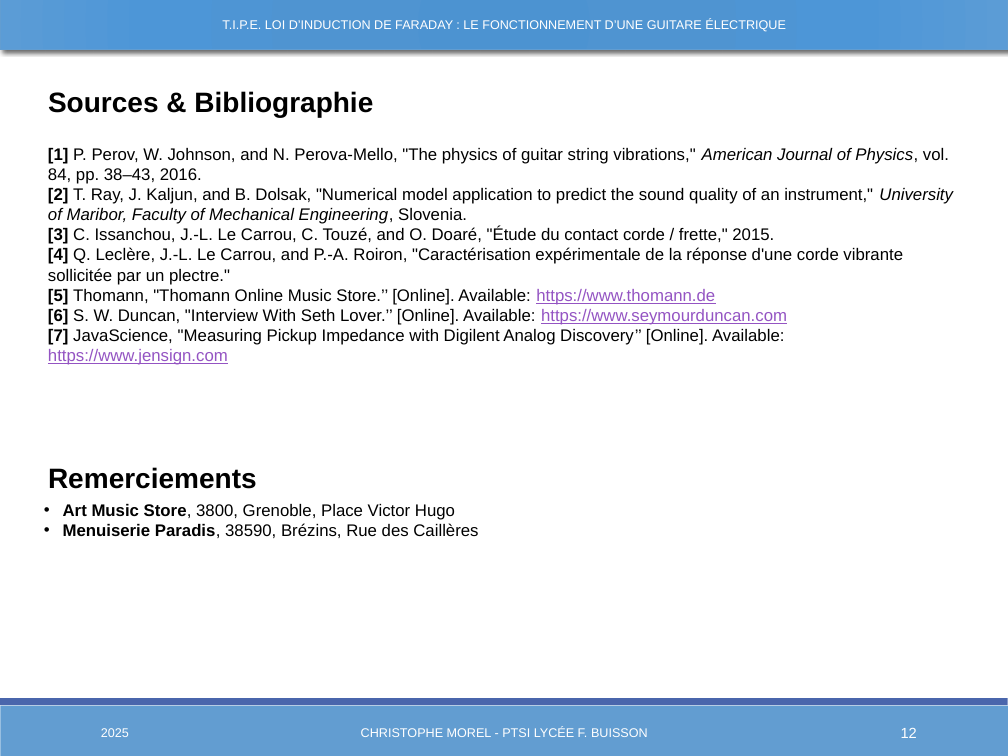
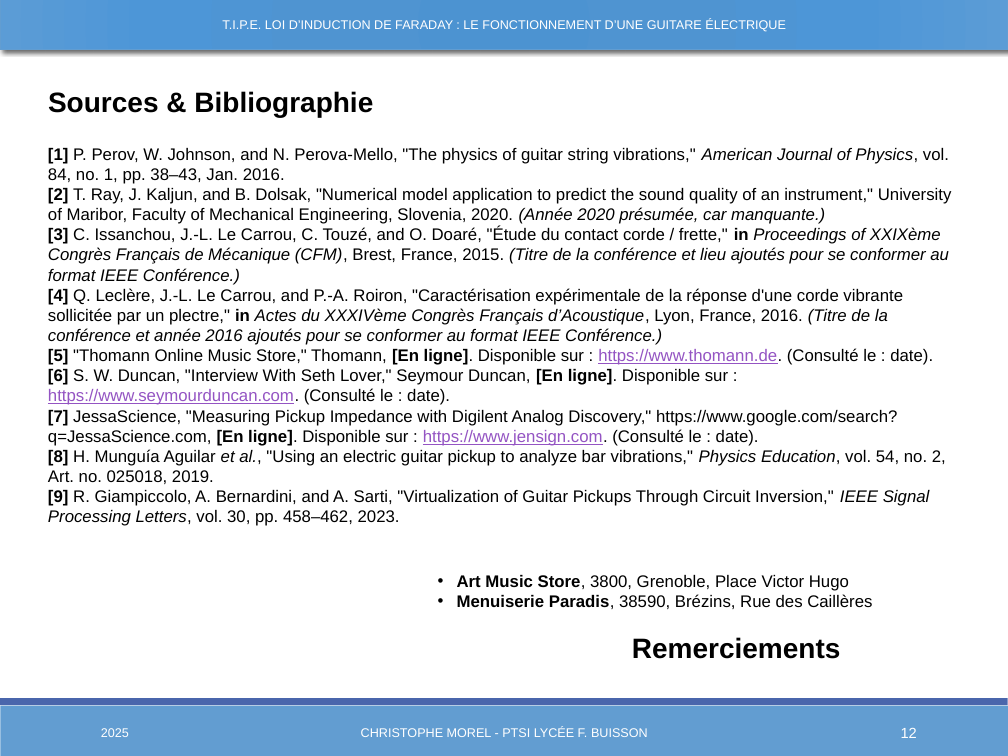
Before and after one commit to Chrismorel7/TIPE---Micro_guitare_elec, a slide deck: slide 12 of Views/Presentation3.pptx. Drawn at 1008x756 pixels with LibreOffice and Linux fonts; fonts in the diff are those of the drawing. Boxes give left, top, right and bottom in pixels: in the first picture for what was removed or moved away, otherwise in the second. Text is boxed around its words. In the diff, an @@ line names an element or a change of style, - is before the commit and + after.

```diff
--- a/Views/Presentation3.pptx
+++ b/Views/Presentation3.pptx
@@ text at (48,148,952,526): text changed @@
-[1] P. Perov, W. Johnson, and N. Perova-Mello, "The physics of guitar string vibrations," American Journal of Physics, vol. 84, pp. 38–43, 2016.
-[2] T. Ray, J. Kaljun, and B. Dolsak, "Numerical model application to predict the sound quality of an instrument," University of Maribor, Faculty of Mechanical Engineering, Slovenia.
-[3] C. Issanchou, J.-L. Le Carrou, C. Touzé, and O. Doaré, "Étude du contact corde / frette," 2015.
-[4] Q. Leclère, J.-L. Le Carrou, and P.-A. Roiron, "Caractérisation expérimentale de la réponse d'une corde vibrante sollicitée par un plectre."
-[5] Thomann, "Thomann Online Music Store.’’ [Online]. Available: https://www.thomann.de
-[6] S. W. Duncan, "Interview With Seth Lover.’’ [Online]. Available: https://www.seymourduncan.com
-[7] JavaScience, "Measuring Pickup Impedance with Digilent Analog Discovery’’ [Online]. Available: https://www.jensign.com
+[1] P. Perov, W. Johnson, and N. Perova-Mello, "The physics of guitar string vibrations," American Journal of Physics, vol. 84, no. 1, pp. 38–43, Jan. 2016.
+[2] T. Ray, J. Kaljun, and B. Dolsak, "Numerical model application to predict the sound quality of an instrument," University of Maribor, Faculty of Mechanical Engineering, Slovenia, 2020. (Année 2020 présumée, car manquante.)
+[3] C. Issanchou, J.-L. Le Carrou, C. Touzé, and O. Doaré, "Étude du contact corde / frette," in Proceedings of XXIXème Congrès Français de Mécanique (CFM), Brest, France, 2015. (Titre de la conférence et lieu ajoutés pour se conformer au format IEEE Conférence.)
+[4] Q. Leclère, J.-L. Le Carrou, and P.-A. Roiron, "Caractérisation expérimentale de la réponse d'une corde vibrante sollicitée par un plectre," in Actes du XXXIVème Congrès Français d’Acoustique, Lyon, France, 2016. (Titre de la conférence et année 2016 ajoutés pour se conformer au format IEEE Conférence.)
+[5] "Thomann Online Music Store," Thomann, [En ligne]. Disponible sur : https://www.thomann.de. (Consulté le : date).
+[6] S. W. Duncan, "Interview With Seth Lover," Seymour Duncan, [En ligne]. Disponible sur : https://www.seymourduncan.com. (Consulté le : date).
+[7] JessaScience, "Measuring Pickup Impedance with Digilent Analog Discovery," https://www.google.com/search?q=JessaScience.com, [En ligne]. Disponible sur : https://www.jensign.com. (Consulté le : date).
+[8] H. Munguía Aguilar et al., "Using an electric guitar pickup to analyze bar vibrations," Physics Education, vol. 54, no. 2, Art. no. 025018, 2019.
+[9] R. Giampiccolo, A. Bernardini, and A. Sarti, "Virtualization of Guitar Pickups Through Circuit Inversion," IEEE Signal Processing Letters, vol. 30, pp. 458–462, 2023.
@@ text "Art Music Store, 3800, Grenoble, ...": place and size @@
-text "Art Music Store, 3800, Grenoble, ..." at (63,504,478,538)
+text "Art Music Store, 3800, Grenoble, ..." at (457,575,872,609)
@@ text "Remerciements": place and size @@
-text "Remerciements" at (48,467,257,489)
+text "Remerciements" at (632,637,841,659)
```
Also in this commit, not shown: 7 other slides changed, 5 other files.
